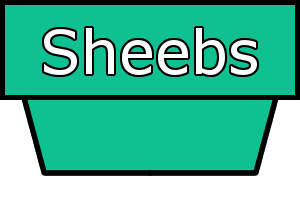
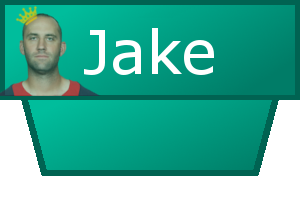
Two versions of the same layered image (300 × 200). Layer-by-layer changes:
hid "Pasted Layer" over [0,0,300,100]
hid "Layer #1" over [21,95,279,176]
renamed "Sheebs" to "Jake", painted on it over [44,28,257,75]
hid "NameOutline" over [42,26,259,77]
showed "Schaub1" over [0,5,102,96]
added layer "JakeNameplate.png" above "Background" over [0,0,300,176]
hid "Background" over [5,5,295,172]
